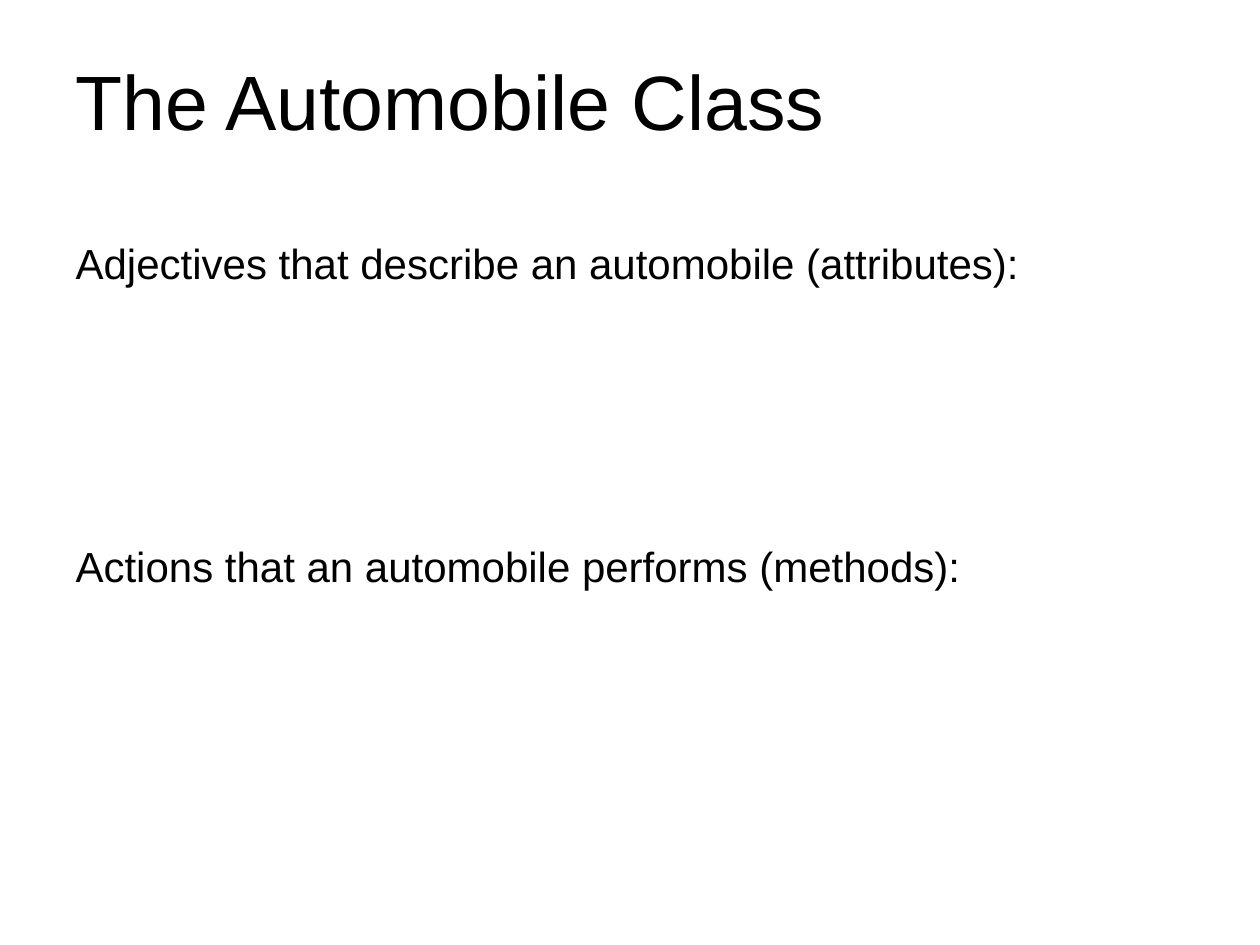
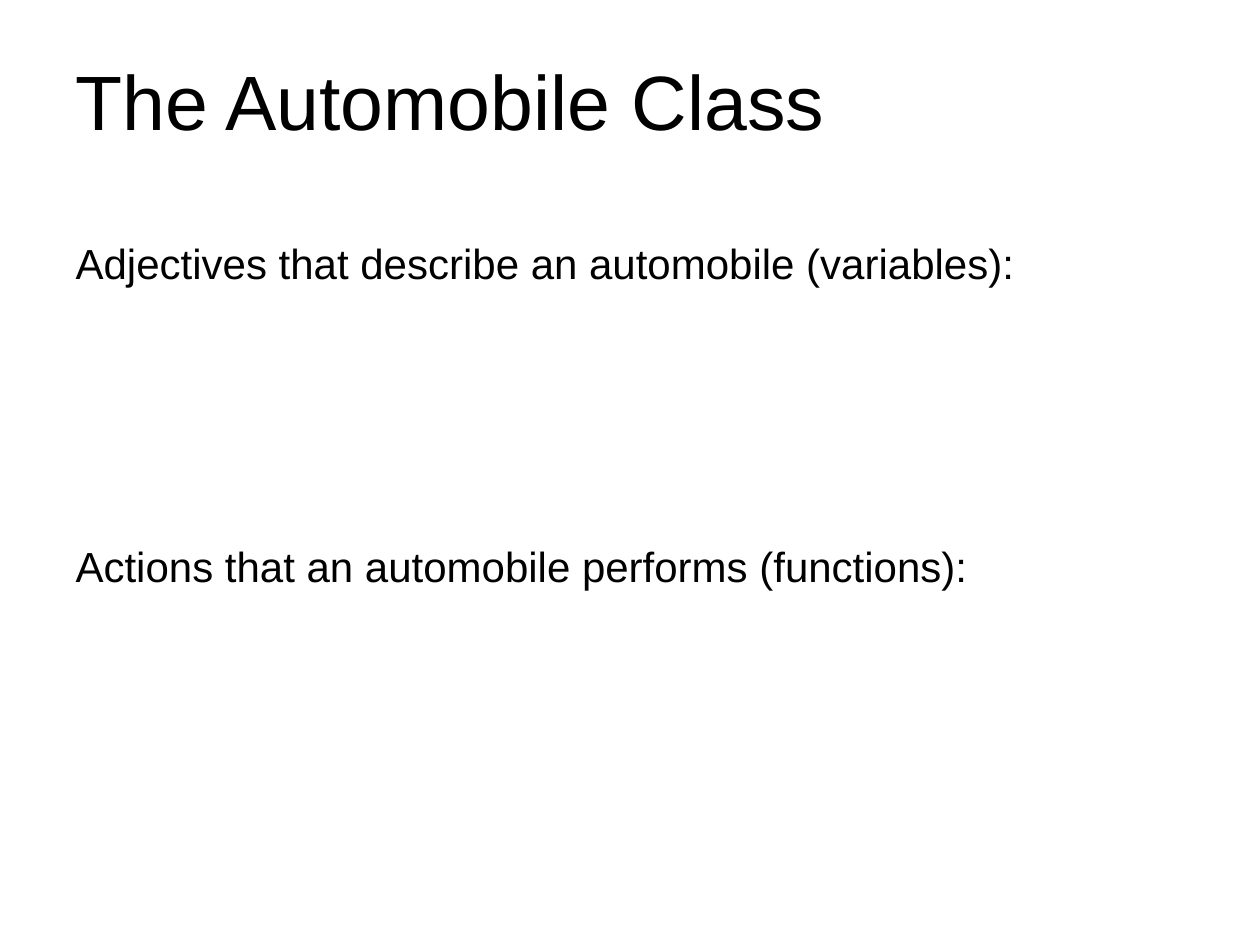
Before and after one commit to MWATLER/MWATLER.github.io, a slide deck: slide 7 of btp200/Week1/TravelSimulator/ObjectOrientedProgramming.ppt. Drawn at 1260x945 pixels with LibreOffice and Linux fonts; fonts in the diff are those of the drawing. Boxes give left, top, right and bottom in pixels: in the first picture for what was removed or moved away, otherwise in the second. Text is boxed around its words. In the diff, an @@ line names an element or a change of style, - is before the commit and + after.

```diff
--- a/btp200/Week1/TravelSimulator/ObjectOrientedProgramming.ppt
+++ b/btp200/Week1/TravelSimulator/ObjectOrientedProgramming.ppt
@@ title at (76,74,1014,590): text changed @@
-The Automobile Class
-Adjectives that describe an automobile (attributes):
-Actions that an automobile performs (methods):
+The Automobile Class
+Adjectives that describe an automobile (variables):
+Actions that an automobile performs (functions):
```
Also in this commit, not shown: 6 other slides changed.
